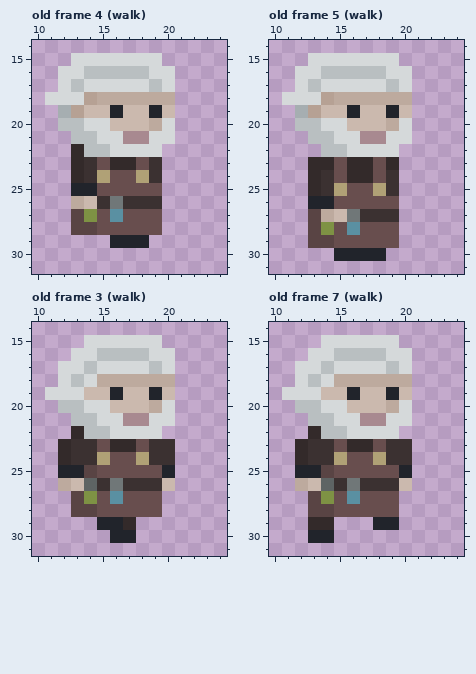
Pixel-art file: assets_raw/player.aseprite. The picture above was drawn from the file before the commit.
32x32 pixels, 25 frames. Shown: old frame 4 (walk): x 10..24, y 14..31; old frame 5 (walk): x 10..24, y 14..31; old frame 3 (walk): x 10..24, y 14..31; old frame 7 (walk): x 10..24, y 14..31. The commit also changed other frames, which this record leaves out.
After:
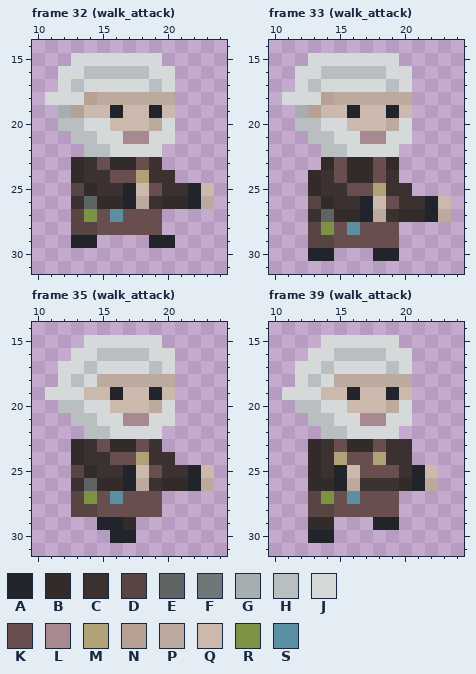
Palette (. is transparent): A #21242b  B #332a2a  C #3b3131  D #594444  E #5e6464  F #707778  G #a6aeb1  H #b9bfc1  J #d5d9da  K #684e4e  L #a88990  M #b0a176  N #b6a194  P #bdaa9e  Q #cbb9ae  R #7e9244  S #5a90a2
A new or re-ordered frame is compared with the old frame closest to it.
The author wrote: walk attack
The edit:
frames 25 -> 39
Frame 32 (walk_attack) is new; against old frame 4 (walk):
y 22: x 13 B -> .
y 24: x 15 M -> C; x 20 . -> C
y 25: x 13..18 AAKKKK -> DBCCAQ; x 20..23 .... -> CCAQ
y 26: x 13..18 PQCFCC -> CEBBAP; x 20..23 .... -> BBAP
y 29: x 13..14 .. -> AA; x 16..20 AAA.. -> ...AA
Frame 33 (walk_attack) is new; against old frame 5 (walk):
y 23: x 13 B -> .
y 25: x 15 M -> C; x 20 . -> C
y 26: x 13..18 AAKKKK -> DBCCAQ; x 20..23 .... -> CCAQ
y 27: x 13..18 DPQFCC -> CEBBAP; x 20..23 .... -> BBAP
y 30: x 13..17 ..AAA -> AA...; x 19 . -> A
Frame 35 (walk_attack) is new; against old frame 3 (walk), layers "arm front", "arm back":
y 22: x 13 B -> .
y 23: x 12..13 BC -> .B; x 20 C -> .
y 24: x 12..13 BC -> .B; x 15 M -> C
y 25: x 12..18 AADKKKK -> .DBCCAQ; x 20..23 A... -> CCAQ
y 26: x 12..13 PQ -> .C; x 15..18 CFCC -> BBAP; x 20..23 Q... -> BBAP
Frame 39 (walk_attack) is new; against old frame 7 (walk), layers "arm front", "arm back":
y 22: x 13 B -> .
y 23..24: x 12..13 BC -> .B
y 25: x 12..16 AADKK -> .BCAQ; x 20..22 A.. -> CAQ
y 26: x 12..16 PQECF -> .BBAP; x 20..22 Q.. -> BAP
